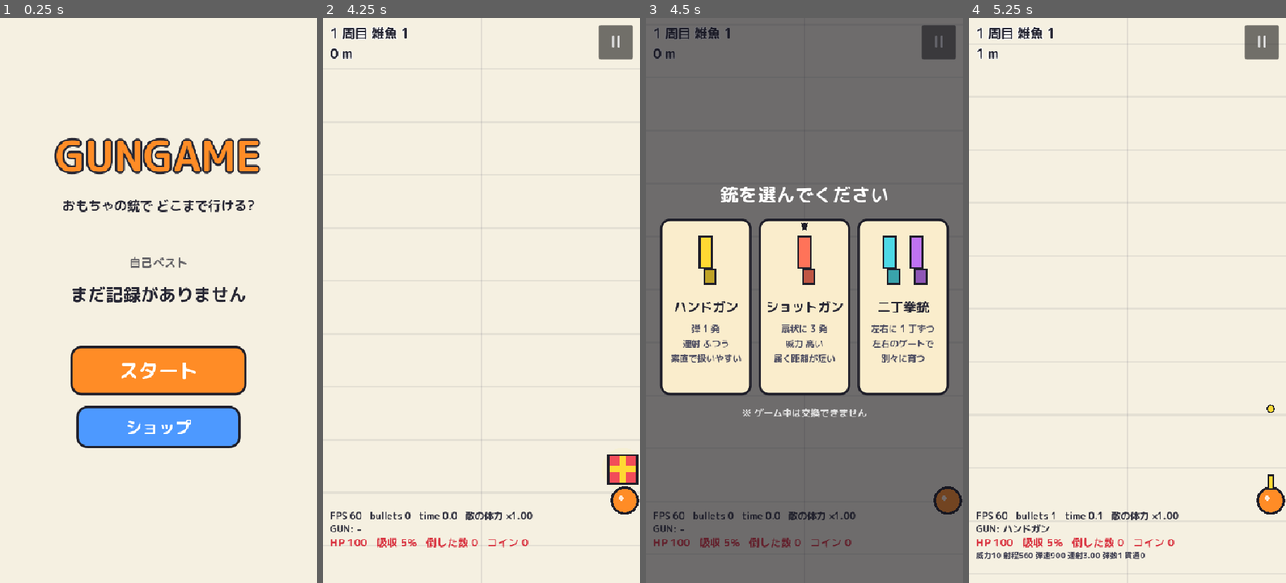
Above: before the commit, frames 1-4 (left to right).
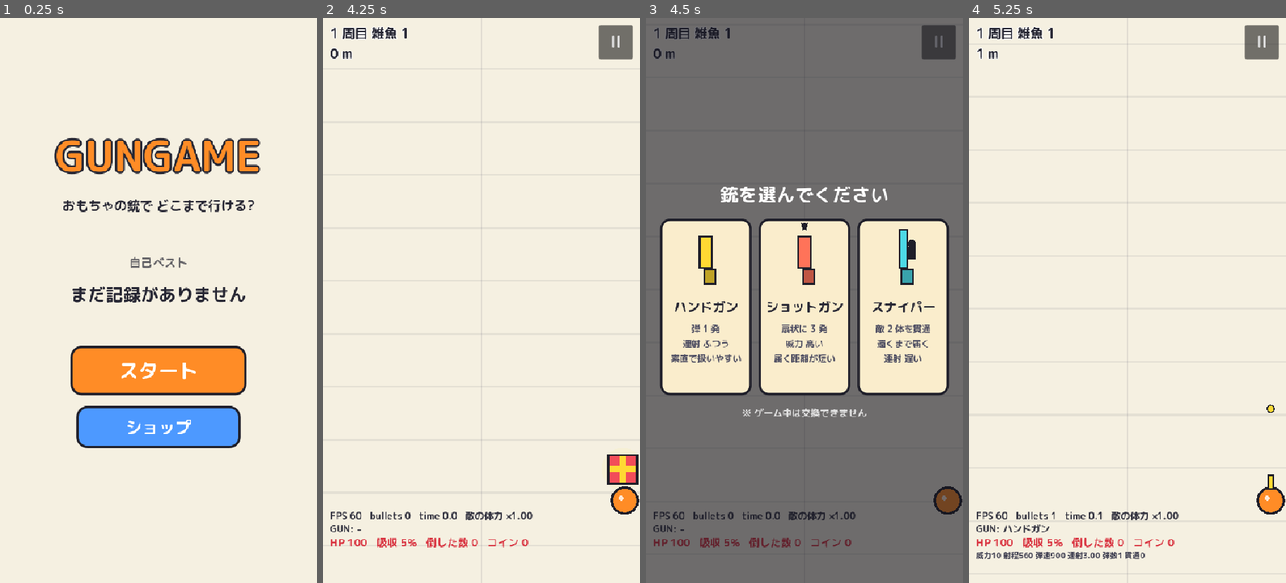
Above: after the commit, the same moments.

Repository: 2001919sr-crypto/gungame
Game: Godot game, scene res://scenes/title.tscn
Two runs of this game, one before a commit and one after it. Both use one fixed random seed, a clock stepped at 60 frames per second and the inputs below.
Inputs (mouse positions are in pixels of both pictures, inside the frame that each line leads up to):
- Up to frame 1 (0.25 s): no input
- Up to frame 2 (4.25 s): click "スタート" at 0.5 s; click "II" at 1.25 s; tap Enter at 2 s; move the mouse to (551, 272) at 2.02 s; hold Right 2.03-2.75 s; tap P at 2.1, 3.6 s; click (551, 272) at 2.17 s; drag from (418, 328) to (579, 272) at 2.77 s; move the mouse to (513, 176) at 3.52 s; hold Right from 3.53 s (still down)
- Up to frame 3 (4.5 s): release Right at 4.25 s; drag from (788, 413) to (947, 498) at 4.27 s
- Up to frame 4 (5.25 s): click (1029, 306) at 5.02 s

Frames 1-2 are identical in both runs. In frame 3, 1.8% of the frame differs, in the area x 70-92%, y 37-61%; in frame 4, nothing differs.

Commit message:
二丁拳銃をスナイパーに入れ替え
- スナイパー: 威力 14・射程 700・貫通 1・弾速 1300、連射 2.2 回/秒（弱点）
- 長い銃身とスコープの見た目（プレイヤーと銃選びのカード）
- テスト用オプション --skiptitle を追加

Co-Authored-By: Claude Opus 5.5 <noreply@anthropic.com>

Diff:
--- a/scripts/config.gd
+++ b/scripts/config.gd
@@ -30,7 +30,7 @@
 const MAX_SPREAD_DEG := 110.0        # 扇の広がりの上限
 
 # ---- 銃 3 種 ----
-# barrels: 銃口の横位置の一覧。要素の数だけ「弾のパラメータの組」ができる（二丁拳銃は 2 つ）
+# barrels: 銃口の横位置の一覧。要素の数だけ「弾のパラメータの組」ができる（今の 3 種はすべて 1 つ）
 # count: 1 回に撃つ弾の数 / damage: 1 発の威力 / fire_rate: 1 秒に撃つ回数
 # spread_deg: 0 なら平行に並ぶ、0 より大きければ扇状に広がる角度
 # range_px: 弾の届く距離。最初は画面の上端（約 780px 先）まで届かない。
@@ -66,23 +66,25 @@
 		"range_px": 360.0,
 		"bullet_speed": 800.0,
 	},
-	"dual": {
-		"label": "DUAL",
-		"name": "二丁拳銃",
-		"desc": "左右に 1 丁ずつ\n左右のゲートで\n別々に育つ",
-		"barrels": [-16.0, 16.0],
-		"colors": [Color(0.3, 0.85, 0.9), Color(0.75, 0.45, 0.95)],
+	# 威力・射程・貫通が少し強い代わりに連射が遅い（1 秒あたりのダメージはハンドガンとほぼ同じ）
+	"sniper": {
+		"label": "SNIPER",
+		"name": "スナイパー",
+		"desc": "敵 2 体を貫通\n遠くまで届く\n連射 遅い",
+		"barrels": [0.0],
+		"colors": [Color(0.3, 0.85, 0.9)],
+		"long_barrel": true,   # 見た目: 長い銃身とスコープ
 		"count": 1,
-		"damage": 7,
-		"fire_rate": 3.0,
-		"pierce": 0,
-		"size": 0.9,
+		"damage": 14,
+		"fire_rate": 2.2,
+		"pierce": 1,
+		"size": 0.85,
 		"spread_deg": 0.0,
-		"range_px": 560.0,
-		"bullet_speed": 900.0,
-	},
-}
-const GUN_ORDER := ["handgun", "shotgun", "dual"]
+		"range_px": 700.0,
+		"bullet_speed": 1300.0,
+	},
+}
+const GUN_ORDER := ["handgun", "shotgun", "sniper"]
 const SHOTGUN_SPREAD_PER_PELLET := 6.0   # ショットガンは弾数 +1 ごとに扇がこれだけ広がる
 
 
--- a/scripts/game.gd
+++ b/scripts/game.gd
@@ -335,7 +335,7 @@
 
 
 func _on_gate_passed(kind: String, side: int) -> void:
-	# 二丁拳銃は通った側の銃だけが育つ。それ以外は 1 丁なので全部に効く
+	# 銃口が 2 つある銃は通った側の銃だけが育つ（今の 3 種は 1 つなので全部に効く）
 	var targets: Array[WeaponState] = player.weapons
 	if player.weapons.size() > 1:
 		targets = [player.weapons[0 if side < 0 else 1]]
--- a/scripts/player.gd
+++ b/scripts/player.gd
@@ -1,7 +1,7 @@
 class_name Player
 extends Node2D
 ## プレイヤー。左右に動き、持っている銃を自動で撃つ。
-## 銃は「弾のパラメータの組」（WeaponState）の一覧。二丁拳銃なら 2 つ入る。
+## 銃は「弾のパラメータの組」（WeaponState）の一覧。銃口が 2 つある銃なら 2 つ入る（今の 3 種は 1 つ）。
 ## 敵や敵の弾に当たると体力が減り、少しの間だけ無敵になる。
 ## 体力に上限はない。敵に与えたダメージの lifesteal（最初は 5%）ぶん回復する（吸収）。
 
@@ -162,7 +162,12 @@
 	draw_circle(Vector2.ZERO, 24.0, Color(0.12, 0.12, 0.16))
 	draw_circle(Vector2.ZERO, 20.0, body)
 	draw_circle(Vector2(-6.0, -4.0), 4.0, Color(1.0, 1.0, 1.0, 0.8))
+	var long_barrel: bool = gun_id != "" and Config.GUNS[gun_id].get("long_barrel", false)
 	for wpn in weapons:
 		var r := Rect2(wpn.offset_x - 6.0, -44.0, 12.0, 26.0)
+		if long_barrel:
+			r = Rect2(wpn.offset_x - 5.0, -62.0, 10.0, 44.0)   # スナイパーは細長い銃身
 		draw_rect(r, Color(0.12, 0.12, 0.16))
 		draw_rect(r.grow(-2.5), wpn.color)
+		if long_barrel:
+			draw_circle(Vector2(wpn.offset_x + 9.0, -32.0), 5.0, Color(0.12, 0.12, 0.16))   # スコープ
--- a/scripts/reward_panel.gd
+++ b/scripts/reward_panel.gd
@@ -144,9 +144,15 @@
 		for i in barrels.size():
 			var x := c.x + (float(i) - float(barrels.size() - 1) * 0.5) * gap
 			var col: Color = colors[i % colors.size()]
-			# 銃身と持ち手
-			draw_rect(Rect2(x - 12, c.y - 40, 24, 56), outline)
-			draw_rect(Rect2(x - 9, c.y - 37, 18, 50), col)
+			# 銃身と持ち手（スナイパーは細長い銃身とスコープ）
+			if def.get("long_barrel", false):
+				draw_rect(Rect2(x - 8, c.y - 52, 16, 68), outline)
+				draw_rect(Rect2(x - 5, c.y - 49, 10, 62), col)
+				draw_rect(Rect2(x + 8, c.y - 22, 14, 22), outline)
+				draw_circle(Vector2(x + 15, c.y - 26), 7.0, outline)
+			else:
+				draw_rect(Rect2(x - 12, c.y - 40, 24, 56), outline)
+				draw_rect(Rect2(x - 9, c.y - 37, 18, 50), col)
 			draw_rect(Rect2(x - 4, c.y + 16, 22, 28), outline)
 			draw_rect(Rect2(x - 1, c.y + 19, 16, 22), col.darkened(0.25))
 		# ショットガンは扇の線
--- a/scripts/test_tools.gd
+++ b/scripts/test_tools.gd
@@ -5,6 +5,7 @@
 ##   --zakotime=秒       雑魚区間の長さを変える（ボスを早く確かめたい時）
 ##   --dieat=秒          この秒数でわざと倒れる（リザルト画面の確認用）
 ##   --openreward=mid    ご褒美の 3 択をすぐ出す（big も可）
+##   --skiptitle         タイトルを飛ばす（銃を選ぶ画面の確認用）
 ##   --godmode           やられない（1 周を通しで確かめる時）
 ##   --openpause / --debuglog
 
--- a/scripts/title.gd
+++ b/scripts/title.gd
@@ -8,8 +8,8 @@
 
 func _ready() -> void:
 	get_tree().paused = false
-	# テスト用: --autopick が付いていたらタイトルを飛ばしてすぐ遊ぶ
-	if TestTools.value("--autopick=") != "":
+	# テスト用: --autopick か --skiptitle が付いていたらタイトルを飛ばしてすぐ遊ぶ
+	if TestTools.value("--autopick=") != "" or TestTools.has("--skiptitle"):
 		_start.call_deferred()
 		return
 	set_anchors_preset(Control.PRESET_FULL_RECT)
Not shown, changed: docs/GAME_DESIGN.md
